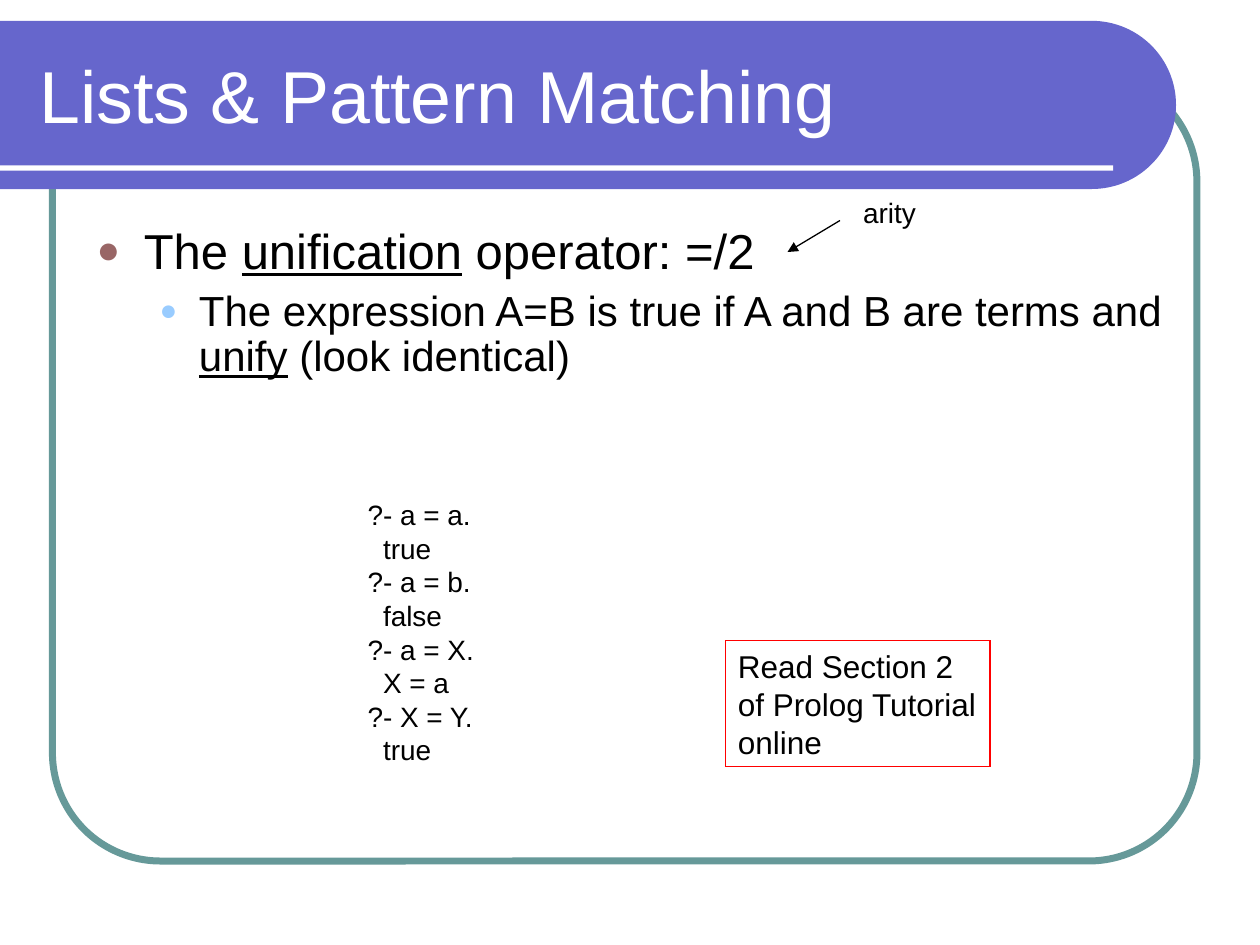
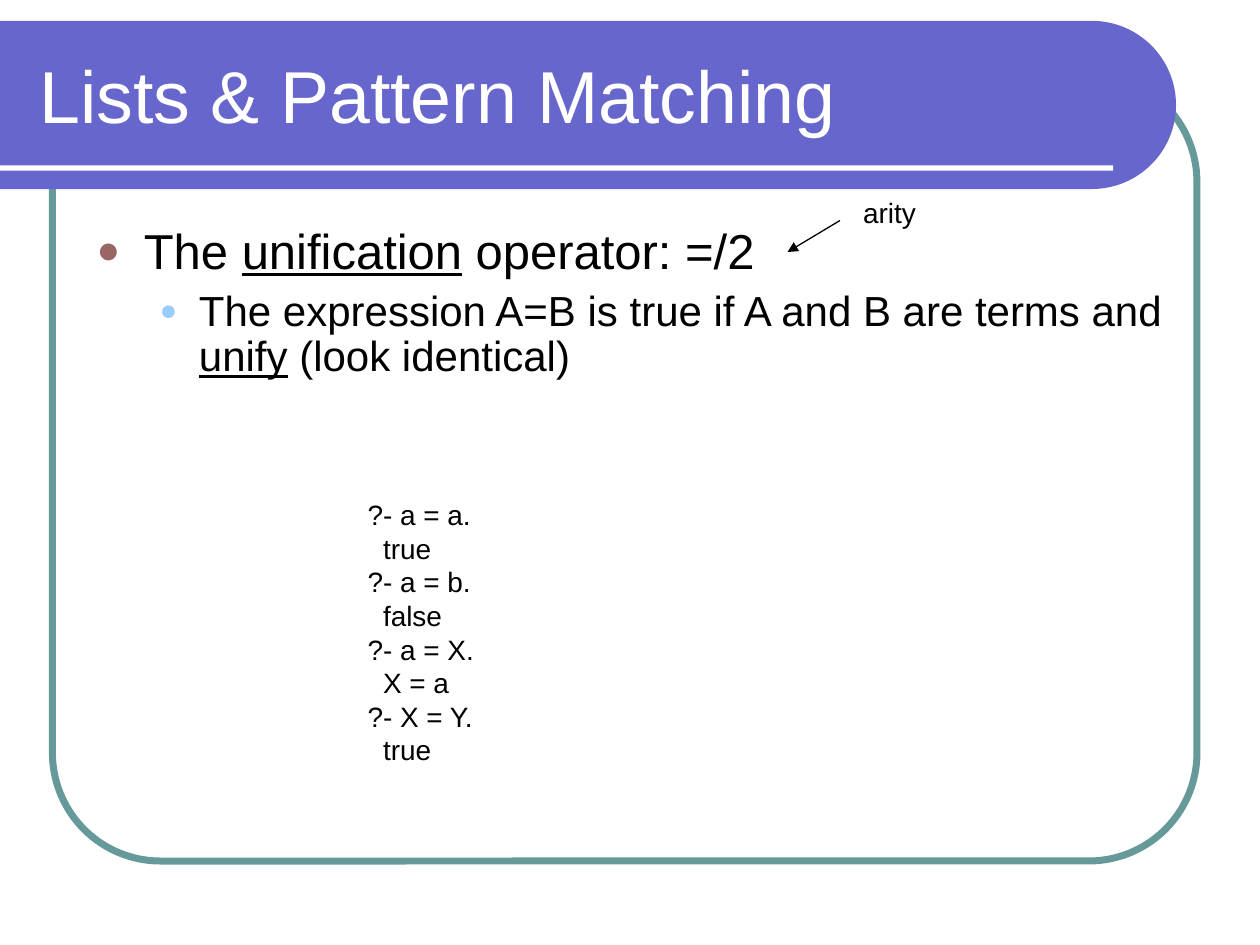
Before and after one commit to lutzhamel/CSC301, a slide deck: slide 7 of notes/csc301-ln021.ppt (slide 6 before the commit). Drawn at 1260x945 pixels with LibreOffice and Linux fonts; fonts in the diff are those of the drawing. Boxes give left, top, right and bottom in pixels: in the first picture for what was removed or moved away, otherwise in the second. Text is boxed around its words. In the diff, an @@ line names an element or a change of style, - is before the commit and + after.

```diff
--- a/notes/csc301-ln021.ppt
+++ b/notes/csc301-ln021.ppt
@@ rectangle removed at <box>726,640,990,766</box> @@
-Read Section 2
-of Prolog Tutorial
-online
```
Also in this commit, not shown: 1 other slide changed, 1 slide added, 1 slide removed, 1 other file.
